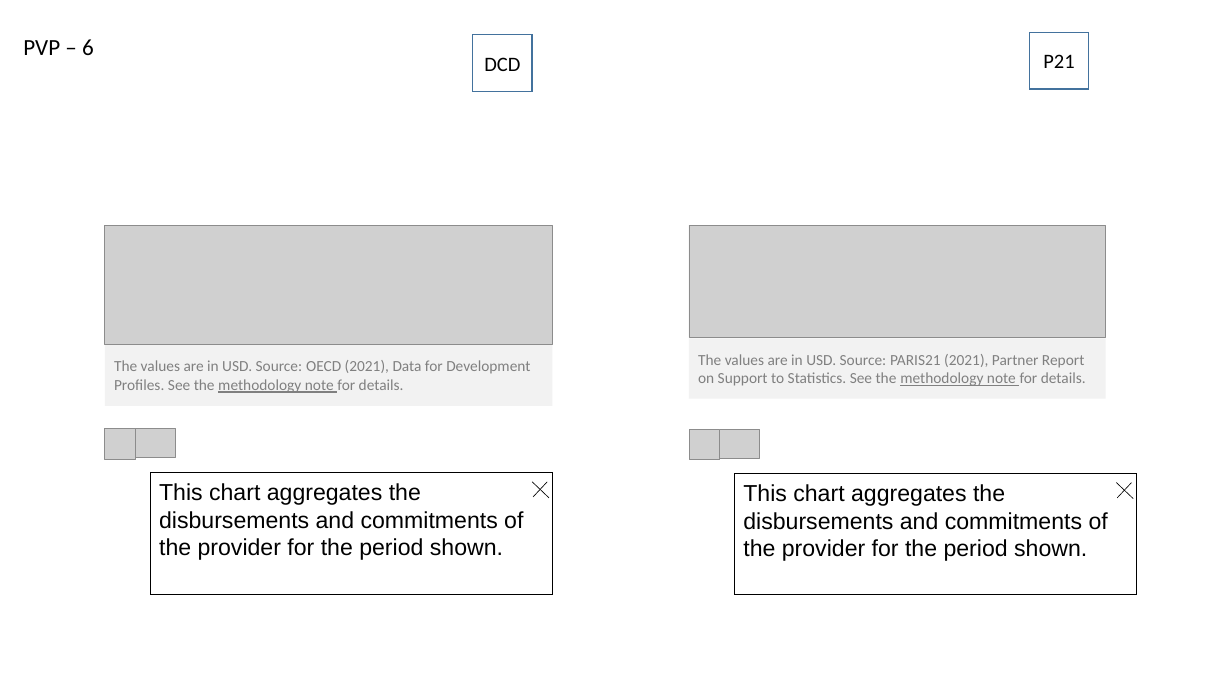
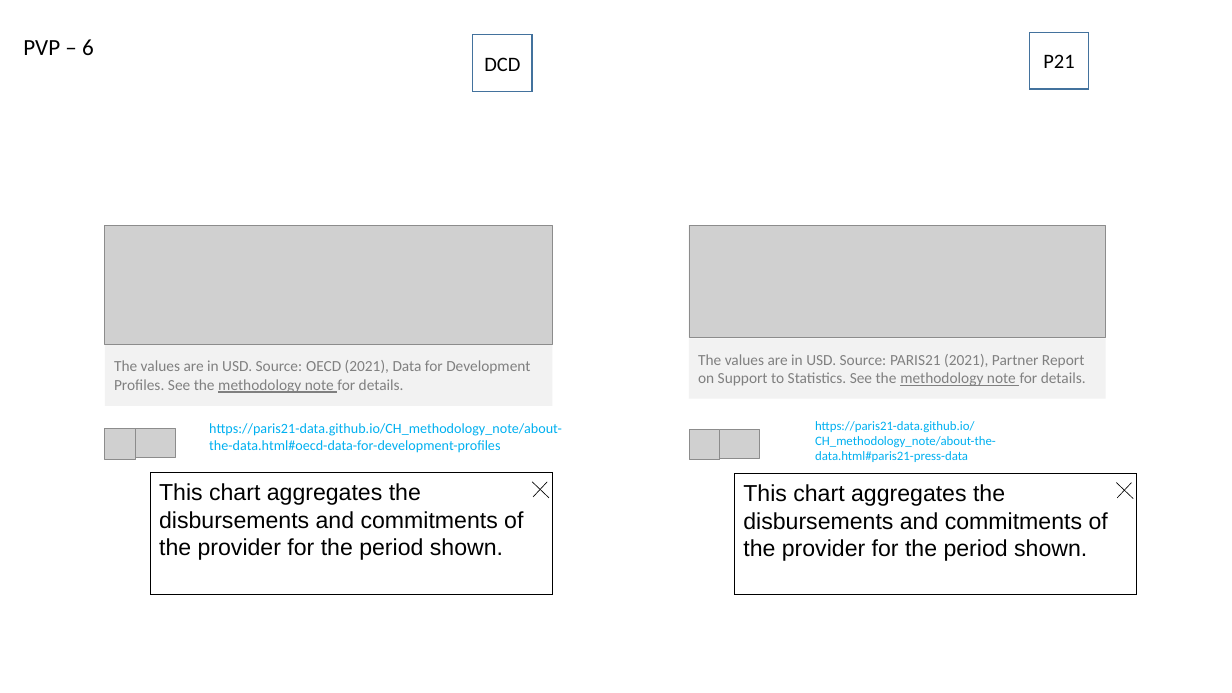
Before and after one commit to tian-y/Norway_factsheet, a slide deck: slide 26 of ChartExplainerAndUnitandSource_links.pptx. Drawn at 1232x693 pixels with LibreOffice and Linux fonts; fonts in the diff are those of the drawing; grey boxes stand for pictures. Boxes give left, top, right and bottom in pixels: in the first picture for what was removed or moved away, otherwise in the second. Text is boxed around its words. In the diff, an @@ line names an element or a change of style, - is before the commit and + after.

```diff
--- a/ChartExplainerAndUnitandSource_links.pptx
+++ b/ChartExplainerAndUnitandSource_links.pptx
@@ text added at [209, 423, 562, 453], 11 pt, text #00B0F0 @@
+https://paris21-data.github.io/CH_methodology_note/about-the-data.html#oecd-data-for-development-profiles
@@ text added at [815, 421, 996, 462], 10 pt, text #00B0F0 @@
+https://paris21-data.github.io/CH_methodology_note/about-the-data.html#paris21-press-data
```
Also in this commit, not shown: 26 other slides changed, 6 other files.
